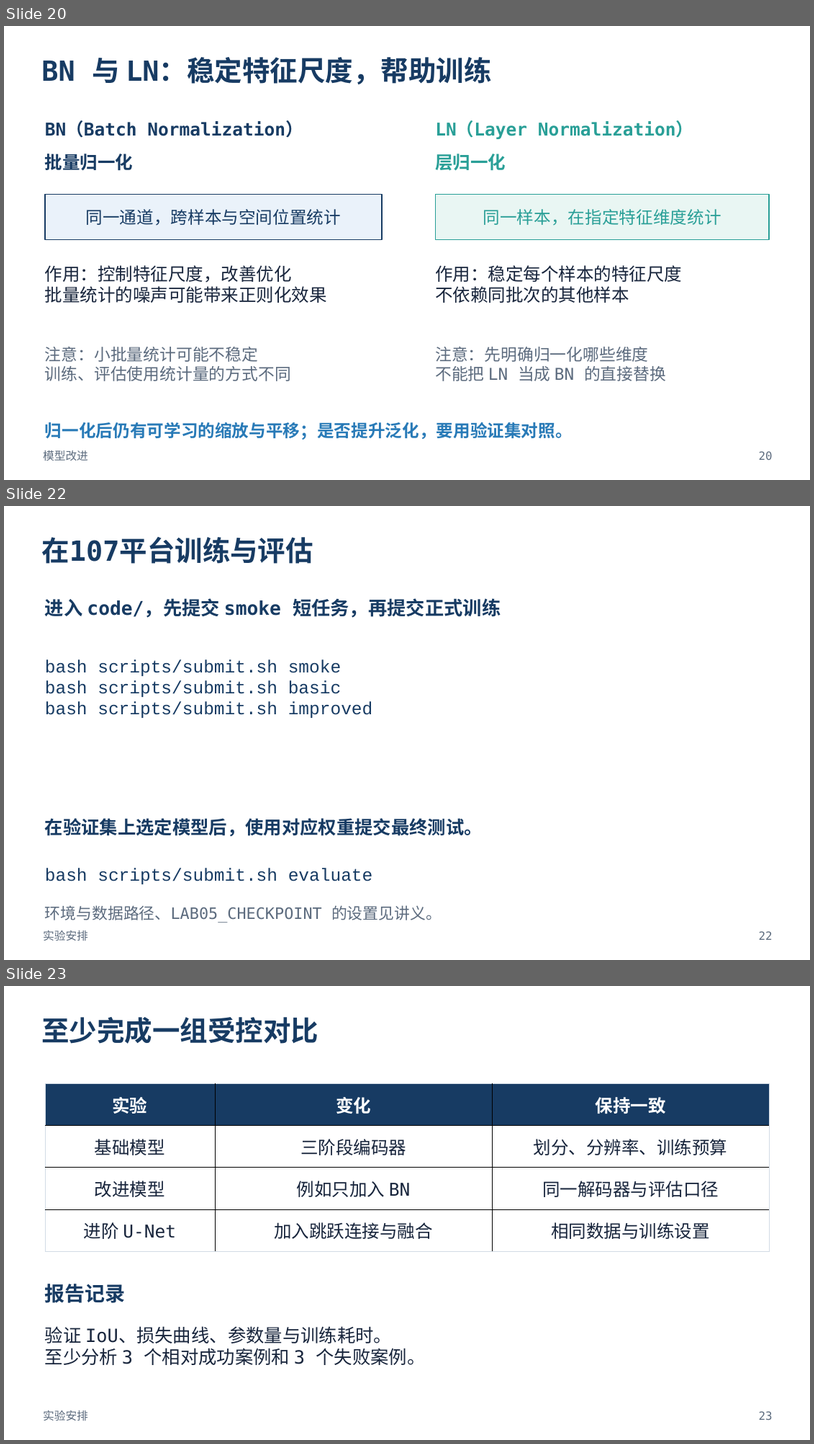
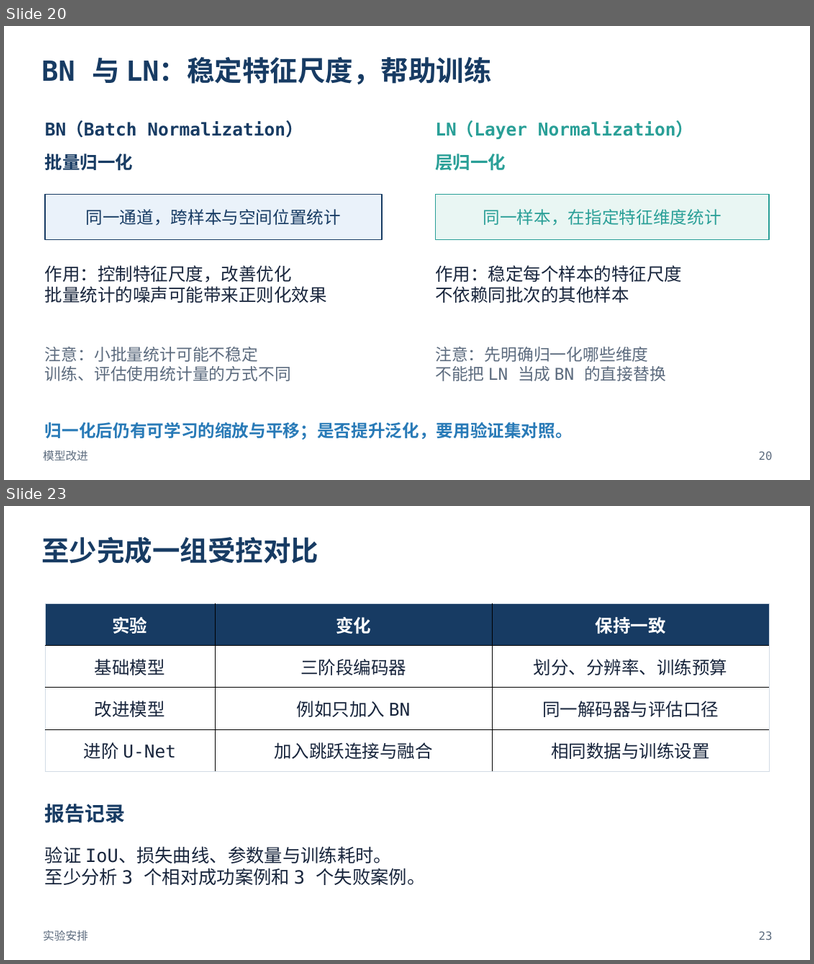
Before and after one commit to Aster-Letter/ustc-ai-math-experiments-26fall-b, a slide deck: 实验05_宠物主体分割与小型UNet/slides/实验05_课堂讲解.pptx. Shown one above the other, each under a label of ours: slides 20, 22 and 23 before the commit, slides 20 and 23 after it; the slides between them are not shown. The pictures are 814x1444 and 814x964 pixels, drawn with LibreOffice and Linux fonts; fonts in the diff are those of the drawing. Boxes give left, top, right and bottom in pixels: in the first picture for what was removed or moved away, otherwise in the second. Text is boxed around its words. In the diff, an @@ line names an element or a change of style, - is before the commit and + after.

Commit message:
lab05: 增加学生解码器任务和本地GPU运行路径

```diff
--- a/实验05_宠物主体分割与小型UNet/slides/实验05_课堂讲解.pptx
+++ b/实验05_宠物主体分割与小型UNet/slides/实验05_课堂讲解.pptx
@@ slide 22 removed at (4,506,810,960), background #FFFFFF @@
@@ text removed at (41,537,313,564) @@
-在107平台训练与评估
@@ text removed at (45,598,501,618) @@
-进入 code/，先提交 smoke 短任务，再提交正式训练
@@ text removed at (45,659,373,718) @@
-bash scripts/submit.sh smoke
-bash scripts/submit.sh basic
-bash scripts/submit.sh improved
@@ text removed at (45,818,483,836) @@
-在验证集上选定模型后，使用对应权重提交最终测试。
@@ text removed at (45,867,373,884) @@
-bash scripts/submit.sh evaluate
@@ text removed at (45,905,442,922) @@
-环境与数据路径、LAB05_CHECKPOINT 的设置见讲义。
@@ text removed at (43,930,88,940) @@
-实验安排
@@ text removed at (759,931,773,939) @@
-22
```
Also in this commit, not shown: 3 slides changed, 1 slide added, 13 other files.
